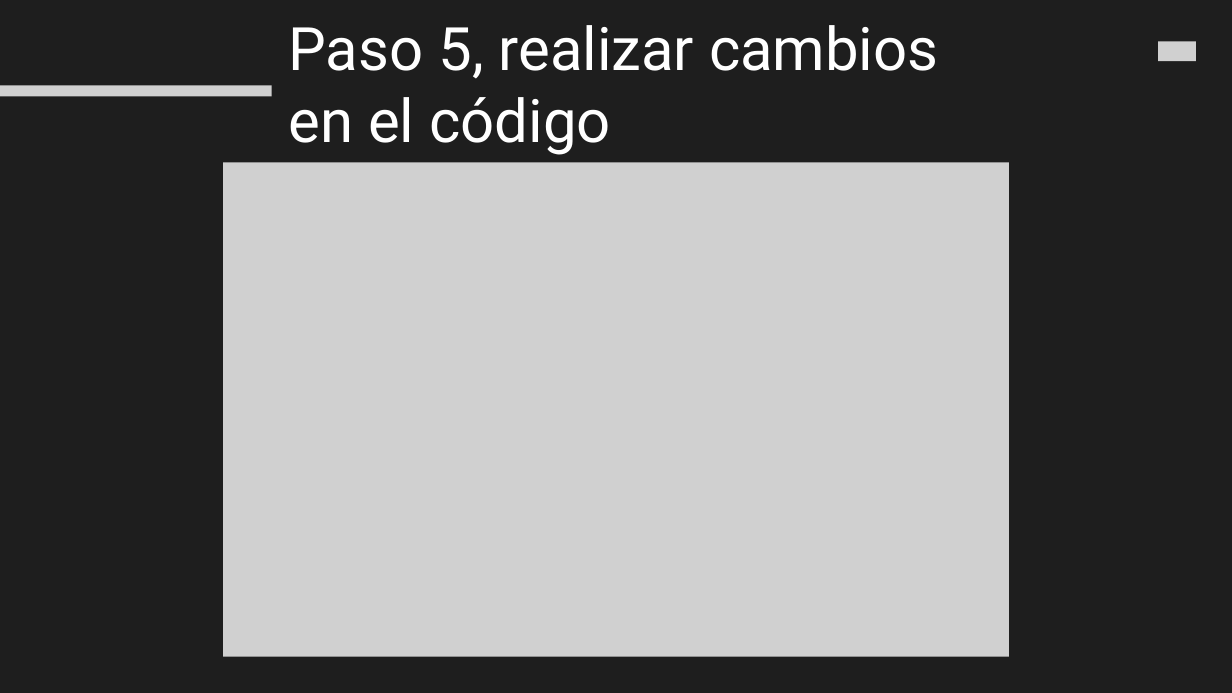
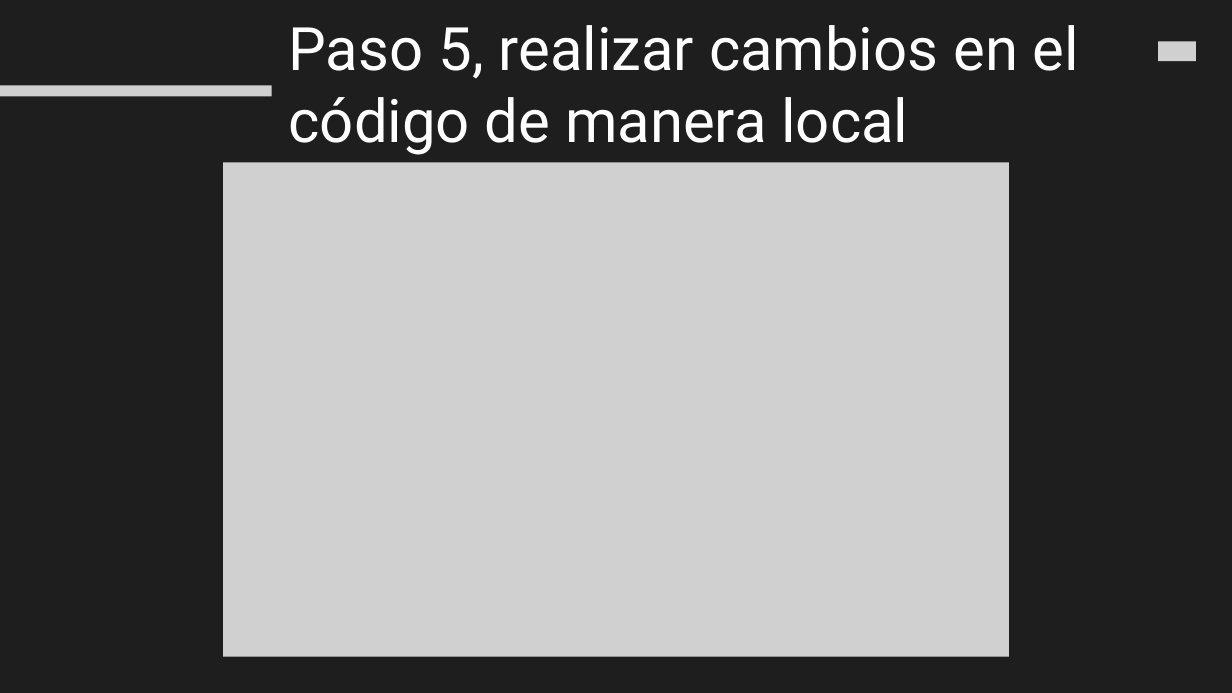
Before and after one commit to shimgen3/AvancesParaIunge, a slide deck: slide 12 of Files/ppt_Github.pptx (slide 8 before the commit). Drawn at 1232x693 pixels with LibreOffice and Linux fonts; fonts in the diff are those of the drawing; grey boxes stand for pictures; background and template pictures are left out. Boxes give left, top, right and bottom in pixels: in the first picture for what was removed or moved away, otherwise in the second. Text is boxed around its words. In the diff, an @@ line names an element or a change of style, - is before the commit and + after.

```diff
--- a/Files/ppt_Github.pptx
+++ b/Files/ppt_Github.pptx
@@ text at (289, 25, 1079, 155): text changed @@
-Paso 5, realizar cambios en el código
+Paso 5, realizar cambios en el código de manera local
```
Also in this commit, not shown: 2 other slides changed, 8 slides added, 1 slide removed.
